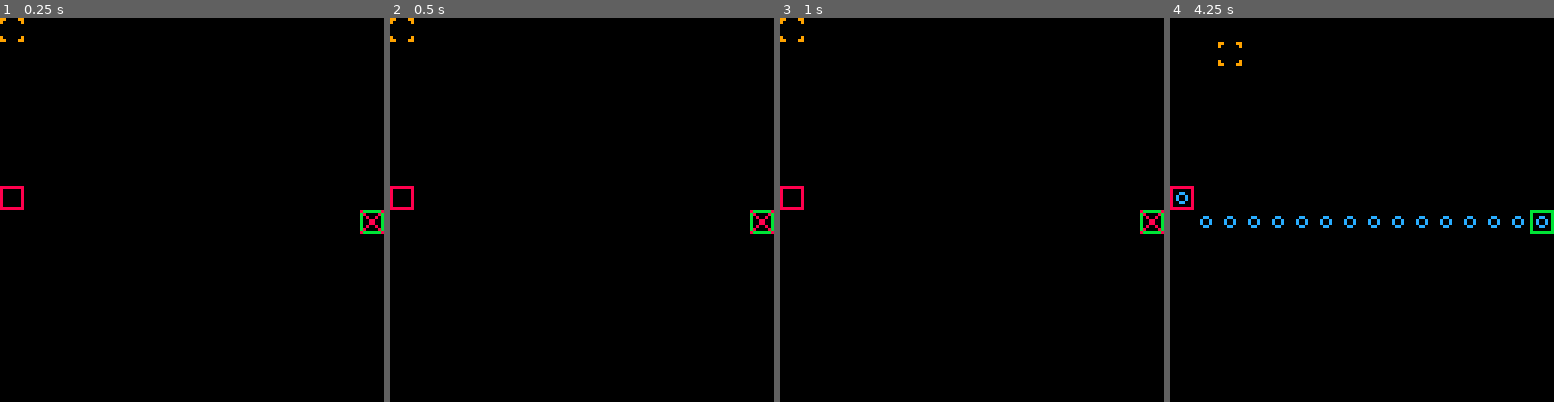
Above: before the commit, frames 1-4 (left to right).
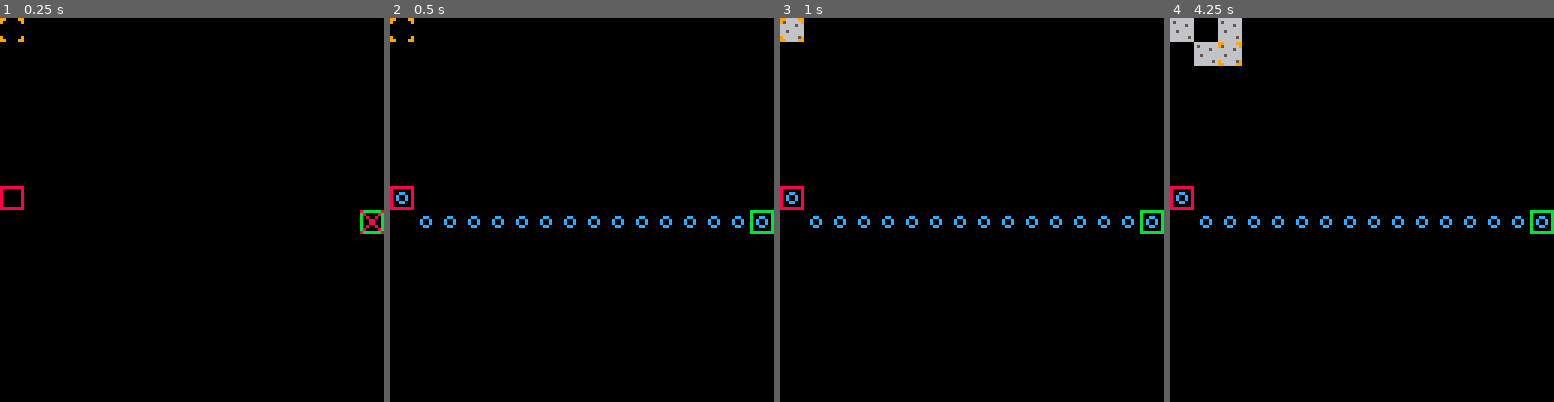
Above: after the commit, the same moments.

Repository: langchr86/pico-bubble-towers
Game: PICO-8 cartridge main.p8
Same seed, same stepped clock (60 frames per second), same inputs: the game is played once before the commit and once after it.
Inputs:
- Up to frame 1 (0.25 s): no input
- Up to frame 2 (0.5 s): tap X (X key) at 0.33 s
- Up to frame 3 (1 s): tap O (Z key) at 0.7 s
- Up to frame 4 (4.25 s): tap X (X key) at 1.07, 1.85, 2.97, 4.08 s; hold Right 1.6-2.1 s; tap O (Z key) every 0.4 s from 1.7 to 4.1 s; hold Up 2.15-2.42 s; hold Right 2.47-3.03 s; hold Left 3.08-3.58 s; hold Down 3.63-3.97 s; hold Right from 4.02 s (still down)

Frame 1 is identical in both runs. In frame 2, 0.9% of the frame differs, in the area x 1-100%, y 45-57%; in frame 3, 1.2%; in frame 4, 1.5%, in the area x 0-19%, y 0-13%.

Commit message:
remove all old prints

Diff:
--- a/lua-star.lua
+++ b/lua-star.lua
@@ -117,7 +117,6 @@
 
     while not success and #open > 0 do
 
-        print ("a star iteration")
         -- sort by score: high to low
         table.sort(open, function(a, b) return a.score > b.score end)
 
@@ -151,7 +150,6 @@
 
     end
 
-    print ("finished search")
 
     if not success then
         return false
@@ -161,21 +159,14 @@
     local node = listItem(closed, closed[#closed])
     local path = { }
 
-    --print ("finished listItem")
-
     iter = 1
     while node do
-        --print ("reverse path iteration")
-        --print (iter)
-        --print (node.x)
-        --print (node.y)
         table.insert(path, 1, { x = node.x, y = node.y } )
         node = listItem(closed, node.parent)
         iter += 1
 
     end
 
-    print ("reversed path")
 
     -- reverse the closed list to get the solution
     return path
--- a/pico-proto.lua
+++ b/pico-proto.lua
@@ -81,29 +81,10 @@
     excludeDiagonalMoving = true
     path = module:find(map_width - 1, map_height - 1, start, goal, is_coord_reachable, excludeDiagonalMoving)
   end
-
-  --if path == false then
-  --  print ("no path found")
-  --else
-  --  print ("path found")
-  --  for i=1,#path do
-  --    print (path[i].x)
-  --    print (path[i].y)
-  --  end
-  --end
-
 end
 
 function _draw()
   cls()
-
-  --for x=0,width do
-  --  for y=0,height do
-  --    local cx = x * 8
-  --    local cy = y * 8
-  --    spr(2, x, y)
-  --  end
-  --end
 
   for value in all(object_map) do
     spr(1, value.x * field_width, value.y * field_height)
